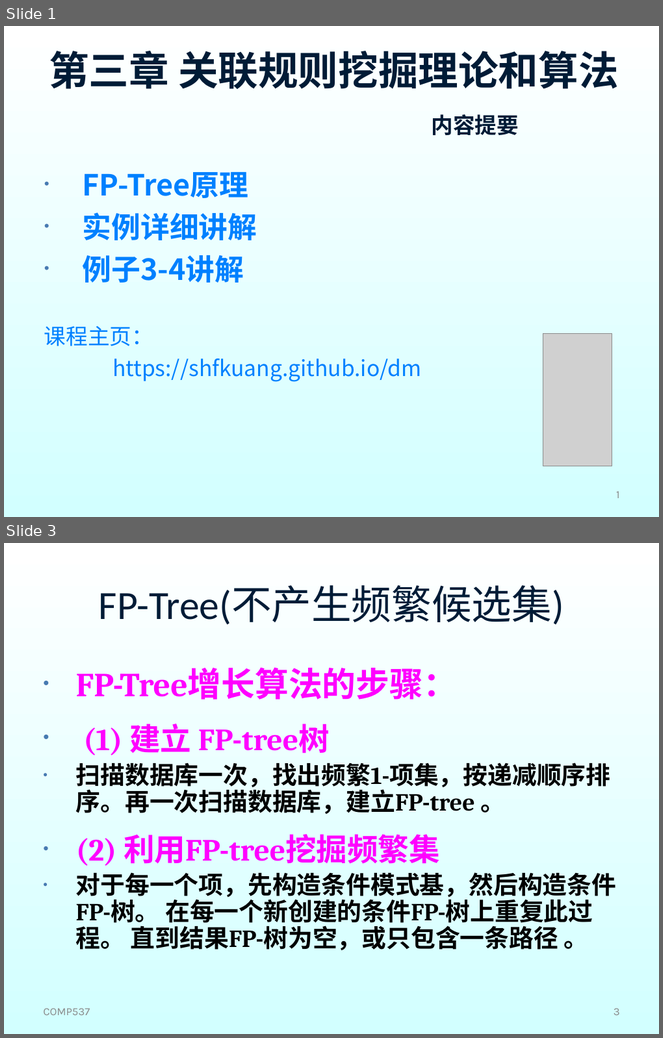
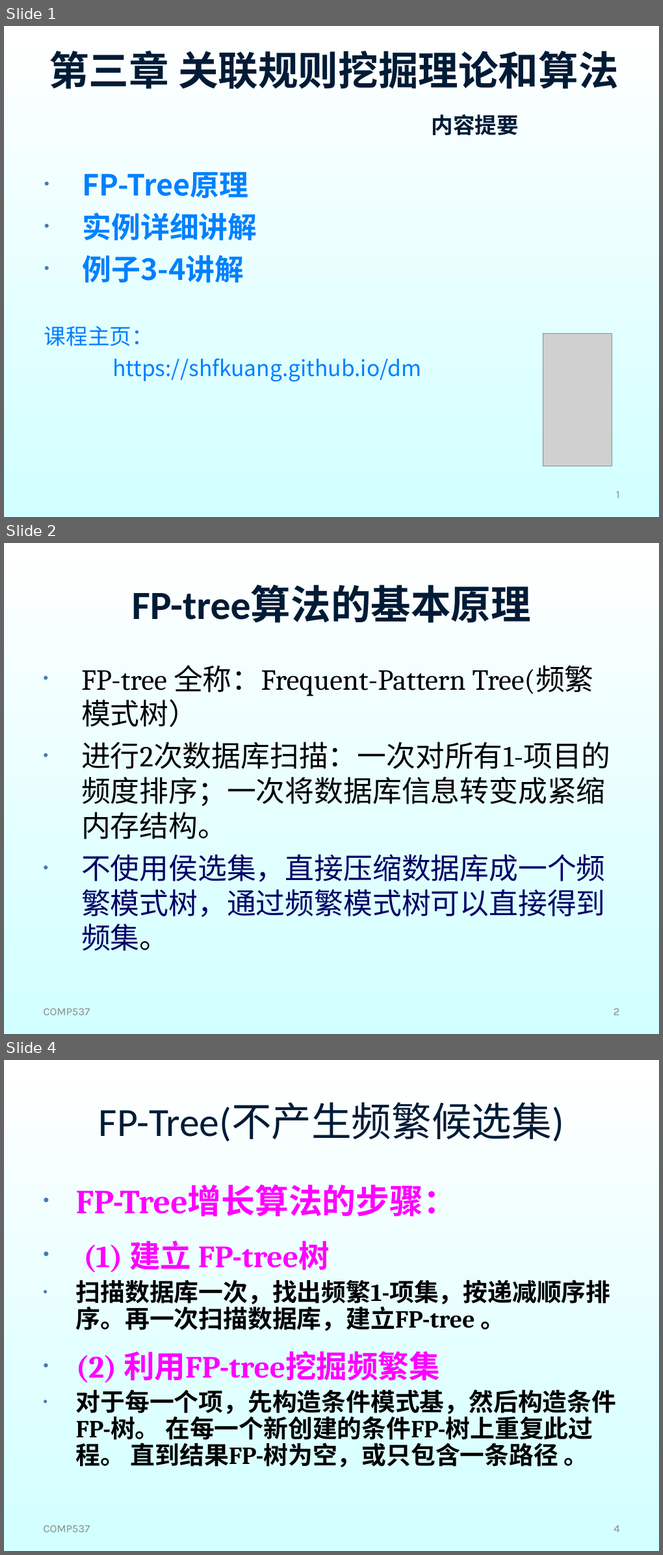
Before and after one commit to shfkuang/shfkuang.github.io, a slide deck: dm/ch3.3.ppt. Shown one above the other, each under a label of ours: slides 1 and 3 before the commit, slides 1, 2 and 4 after it; the slides between them are not shown. The pictures are 663x1038 and 663x1555 pixels, drawn with LibreOffice and Linux fonts; fonts in the diff are those of the drawing; grey boxes stand for pictures; background and template pictures are left out. Boxes give left, top, right and bottom in pixels: in the first picture for what was removed or moved away, otherwise in the second. Text is boxed around its words. In the diff, an @@ line names an element or a change of style, - is before the commit and + after.

```diff
--- a/dm/ch3.3.ppt
+++ b/dm/ch3.3.ppt
@@ slide 2 added at (x1=4, y1=543, x2=659, y2=1034), background gradient #FFFFFF to #D2FFFF @@
@@ title added at (x1=132, y1=586, x2=531, y2=623), 44 pt, text #001B36, bold @@
+FP-tree算法的基本原理
@@ text added at (x1=81, y1=665, x2=611, y2=951), 32 pt, text #000000 @@
+• FP-tree 全称：Frequent-Pattern Tree(频繁模式树）
+• 进行2次数据库扫描：一次对所有1-项目的频度排序；一次将数据库信息转变成紧缩内存结构。
+• 不使用侯选集，直接压缩数据库成一个频繁模式树，通过频繁模式树可以直接得到频集。
@@ text added at (x1=43, y1=1008, x2=90, y2=1016), 12 pt, text #898989 @@
+COMP537
@@ page number added at (x1=614, y1=1008, x2=620, y2=1016), 12 pt, text #898989 @@
+2
@@ what was slide 3 is now slide 4 @@
@@ page number at (x1=614, y1=1525, x2=620, y2=1533): text changed @@
-3
+4
```
Also in this commit, not shown: 19 slides changed.
